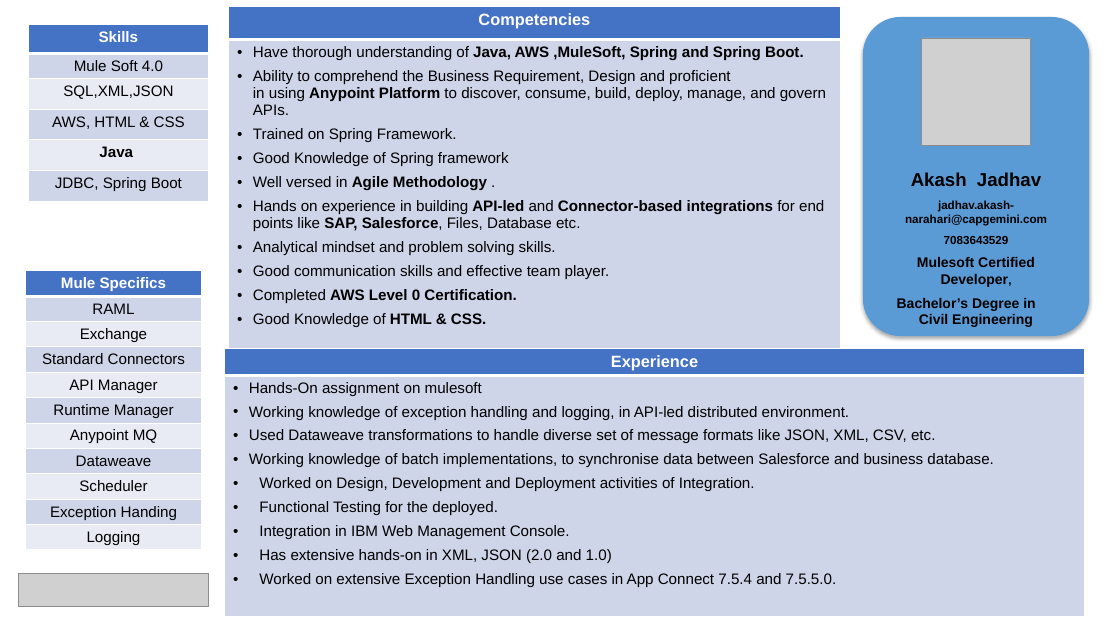
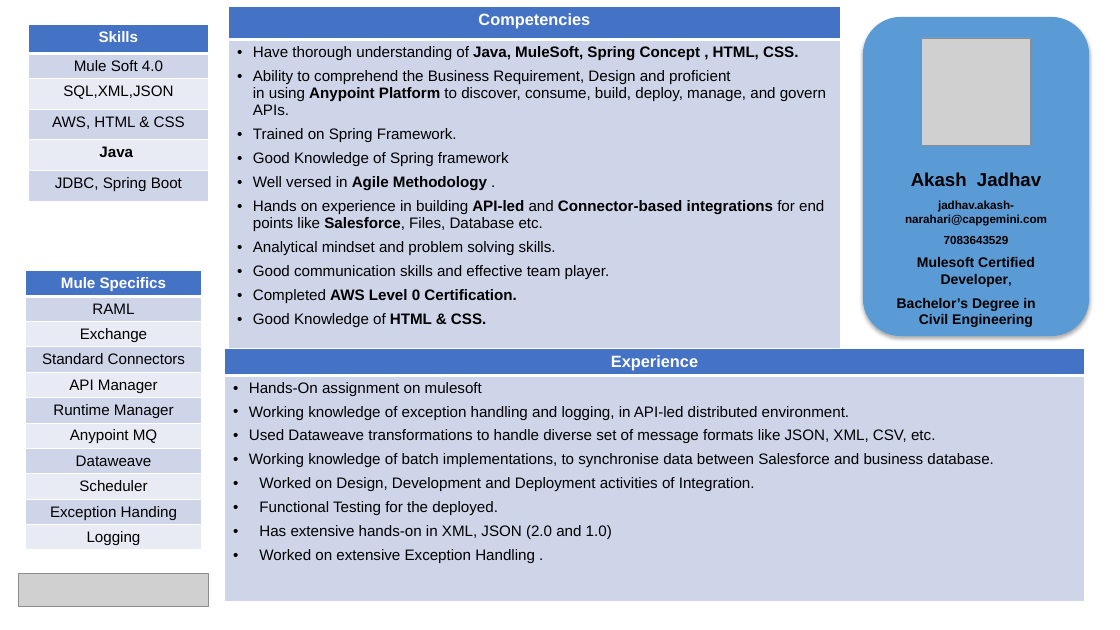
Before and after one commit to akashjadhav98/resume, a slide deck: slide 1 of Akash Jadhav MuleSoft Resume(46183951) - Copy.pptx. Drawn at 1120x630 pixels with LibreOffice and Linux fonts; fonts in the diff are those of the drawing; grey boxes stand for pictures. Boxes give left, top, right and bottom in pixels: in the first picture for what was removed or moved away, otherwise in the second. Text is boxed around its words. In the diff, an @@ line names an element or a change of style, - is before the commit and + after.

```diff
--- a/Akash Jadhav MuleSoft Resume(46183951) - Copy.pptx
+++ b/Akash Jadhav MuleSoft Resume(46183951) - Copy.pptx
@@ table at bbox=[229, 7, 840, 373] @@
-row 2, column 1: Have thorough understanding of Java, AWS ,MuleSoft, Spring and Spring Boot. / Ability to comprehend the Business Requirement, Design and proficient in using Anypoint Platform to discover, consume, build, deploy, manage, and govern APIs. / Trained on Spring Framework. / Good Knowledge of Spring framework / Well versed in Agile Methodology . / Hands on experience in building API-led and Connector-based integrations for end points like SAP, Salesforce, Files, Database etc. / Analytical mindset and problem solving skills. / Good communication skills and effective team player. / Completed AWS Level 0 Certification. / Good Knowledge of HTML & CSS.
+row 2, column 1: Have thorough understanding of Java, MuleSoft, Spring Concept , HTML, CSS. / Ability to comprehend the Business Requirement, Design and proficient in using Anypoint Platform to discover, consume, build, deploy, manage, and govern APIs. / Trained on Spring Framework. / Good Knowledge of Spring framework / Well versed in Agile Methodology . / Hands on experience in building API-led and Connector-based integrations for end points like Salesforce, Files, Database etc. / Analytical mindset and problem solving skills. / Good communication skills and effective team player. / Completed AWS Level 0 Certification. / Good Knowledge of HTML & CSS.
@@ table at bbox=[225, 349, 1085, 605] @@
-row 2, column 1: Hands-On assignment on mulesoft / Working knowledge of exception handling and logging, in API-led distributed environment. / Used Dataweave transformations to handle diverse set of message formats like JSON, XML, CSV, etc. / Working knowledge of batch implementations, to synchronise data between Salesforce and business database. / Worked on Design, Development and Deployment activities of Integration. / Functional Testing for the deployed. / Integration in IBM Web Management Console. / Has extensive hands-on in XML, JSON (2.0 and 1.0) / Worked on extensive Exception Handling use cases in App Connect 7.5.4 and 7.5.5.0.
+row 2, column 1: Hands-On assignment on mulesoft / Working knowledge of exception handling and logging, in API-led distributed environment. / Used Dataweave transformations to handle diverse set of message formats like JSON, XML, CSV, etc. / Working knowledge of batch implementations, to synchronise data between Salesforce and business database. / Worked on Design, Development and Deployment activities of Integration. / Functional Testing for the deployed. / Has extensive hands-on in XML, JSON (2.0 and 1.0) / Worked on extensive Exception Handling .
```
